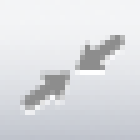
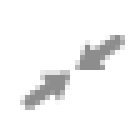
Comparing the layer stacks of the two (140, 140) images. Changes:
hid "Layer 2" over box(0, 0, 140, 140)
